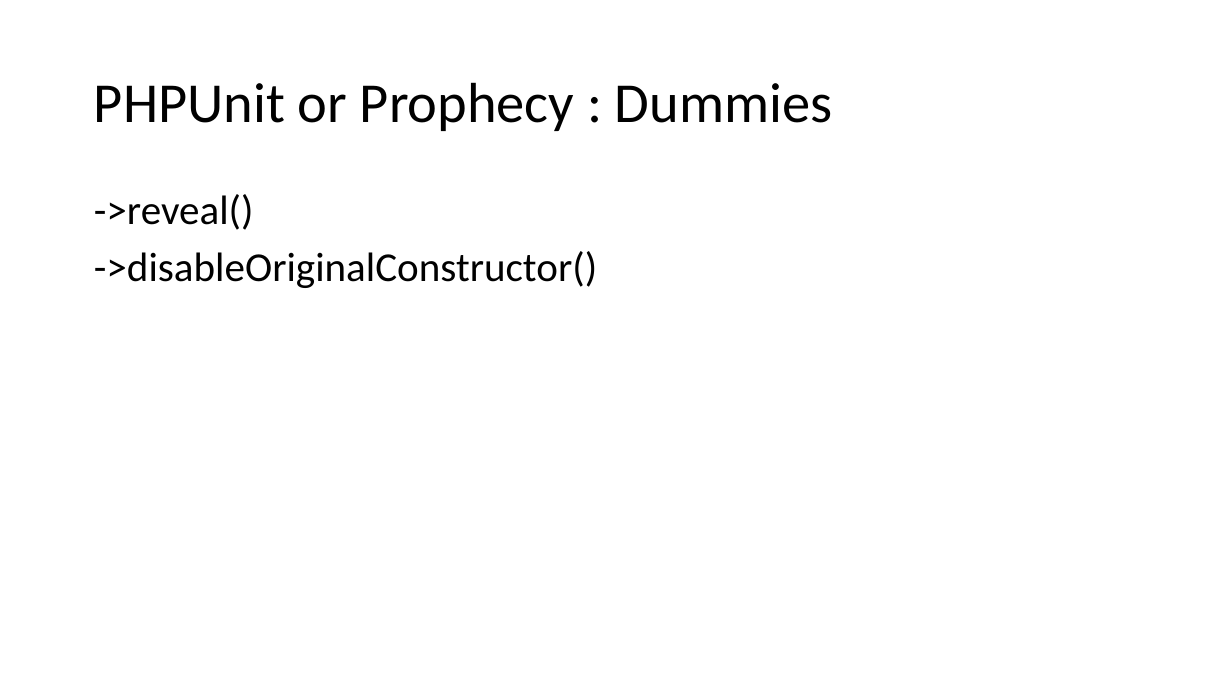
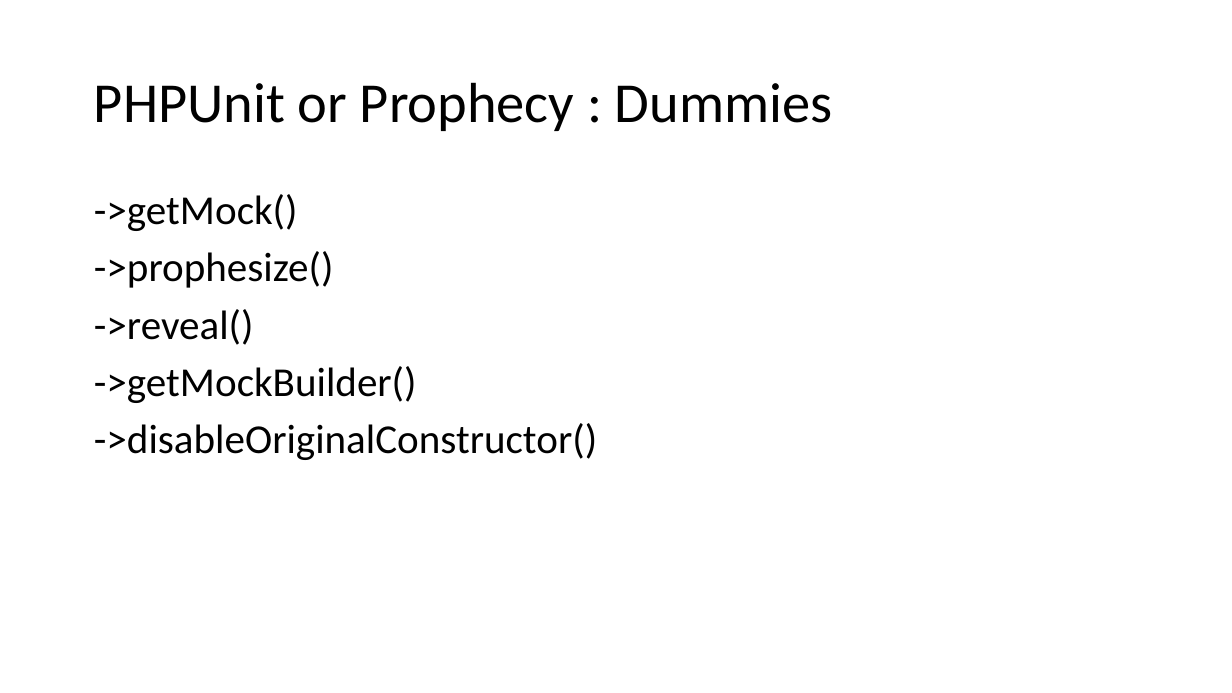
Before and after one commit to docljn/phpunit-or-prophecy-for-mocks, a slide deck: slide 24 of Creating Unit Test Mocks - PHPUnit or Prophecy.odp. Drawn at 1232x693 pixels with LibreOffice and Linux fonts; fonts in the diff are those of the drawing. Boxes give left, top, right and bottom in pixels: in the first picture for what was removed or moved away, otherwise in the second. Text is boxed around its words. In the diff, an @@ line names an element or a change of style, - is before the commit and + after.

```diff
--- a/Creating Unit Test Mocks - PHPUnit or Prophecy.odp
+++ b/Creating Unit Test Mocks - PHPUnit or Prophecy.odp
@@ text at box(94, 194, 334, 288): paragraphs added @@
+->getMock()
+->prophesize()
@@ text at box(94, 366, 417, 403): paragraph added @@
+->getMockBuilder()
```
Also in this commit, not shown: 5 other slides changed, 1 slide added, 1 other file.
